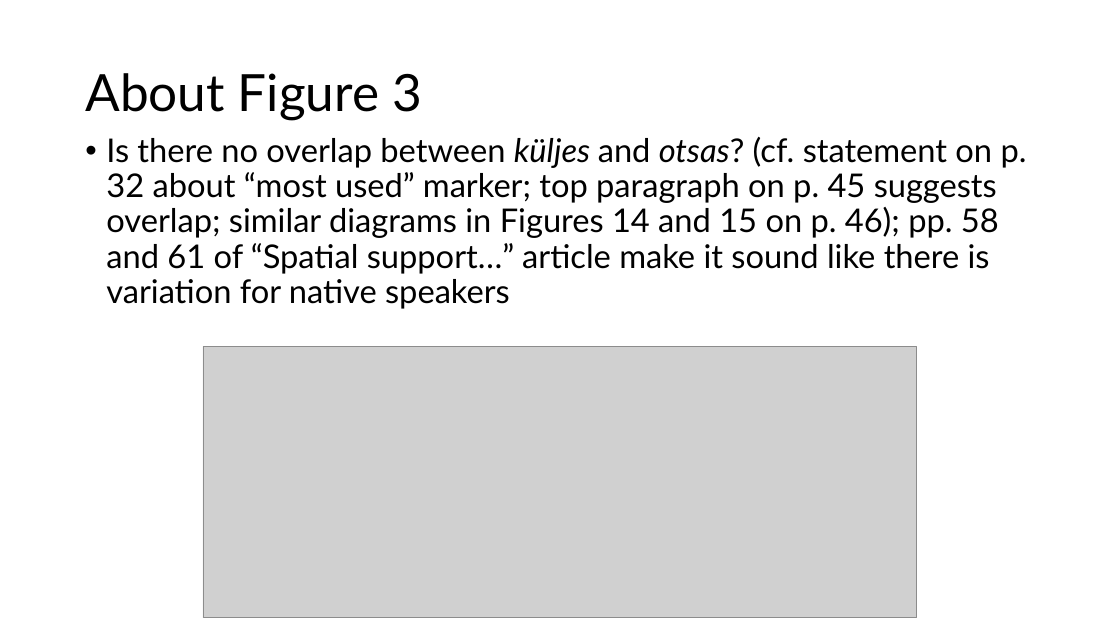
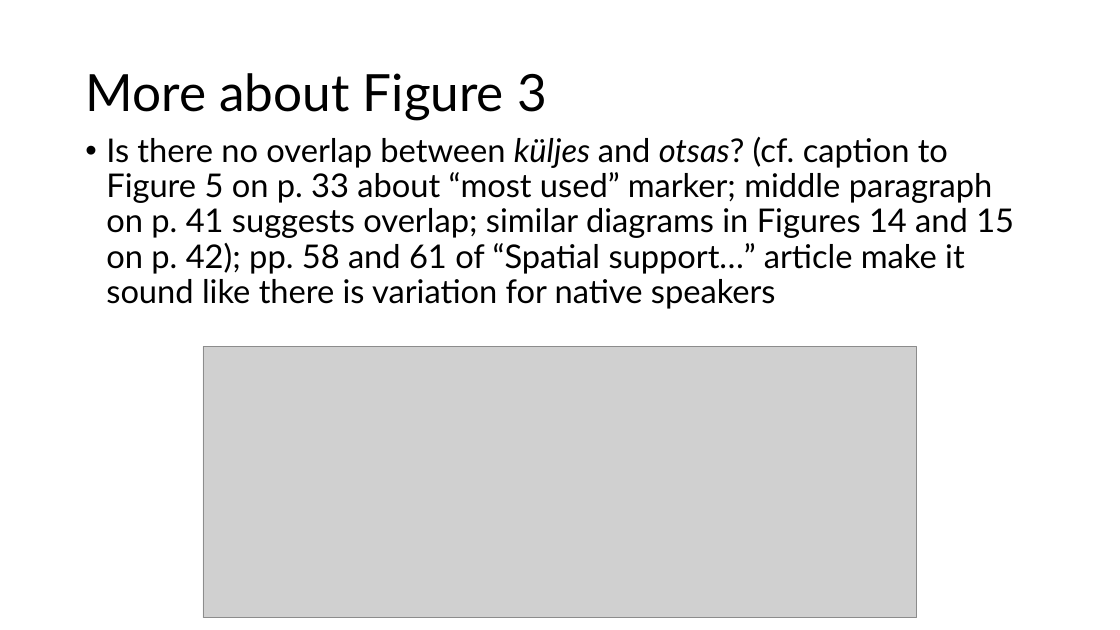
Before and after one commit to lajanda/lajanda.github.io, a slide deck: slide 21 of conference presentations/Defense_Bleive.pptx. Drawn at 1120x630 pixels with LibreOffice and Linux fonts; fonts in the diff are those of the drawing; grey boxes stand for pictures. Boxes give left, top, right and bottom in pixels: in the first picture for what was removed or moved away, otherwise in the second. Text is boxed around its words. In the diff, an @@ line names an element or a change of style, - is before the commit and + after.

```diff
--- a/conference presentations/Defense_Bleive.pptx
+++ b/conference presentations/Defense_Bleive.pptx
@@ title at (85,73,547,120): text changed @@
-About Figure 3
+More about Figure 3
@@ text at (106,137,1014,309): text changed @@
-• Is there no overlap between küljes and otsas? (cf. statement on p. 32 about “most used” marker; top paragraph on p. 45 suggests overlap; similar diagrams in Figures 14 and 15 on p. 46); pp. 58 and 61 of “Spatial support…” article make it sound like there is variation for native speakers
+• Is there no overlap between küljes and otsas? (cf. caption to Figure 5 on p. 33 about “most used” marker; middle paragraph on p. 41 suggests overlap; similar diagrams in Figures 14 and 15 on p. 42); pp. 58 and 61 of “Spatial support…” article make it sound like there is variation for native speakers
```
Also in this commit, not shown: 9 other slides changed, 1 other file.
